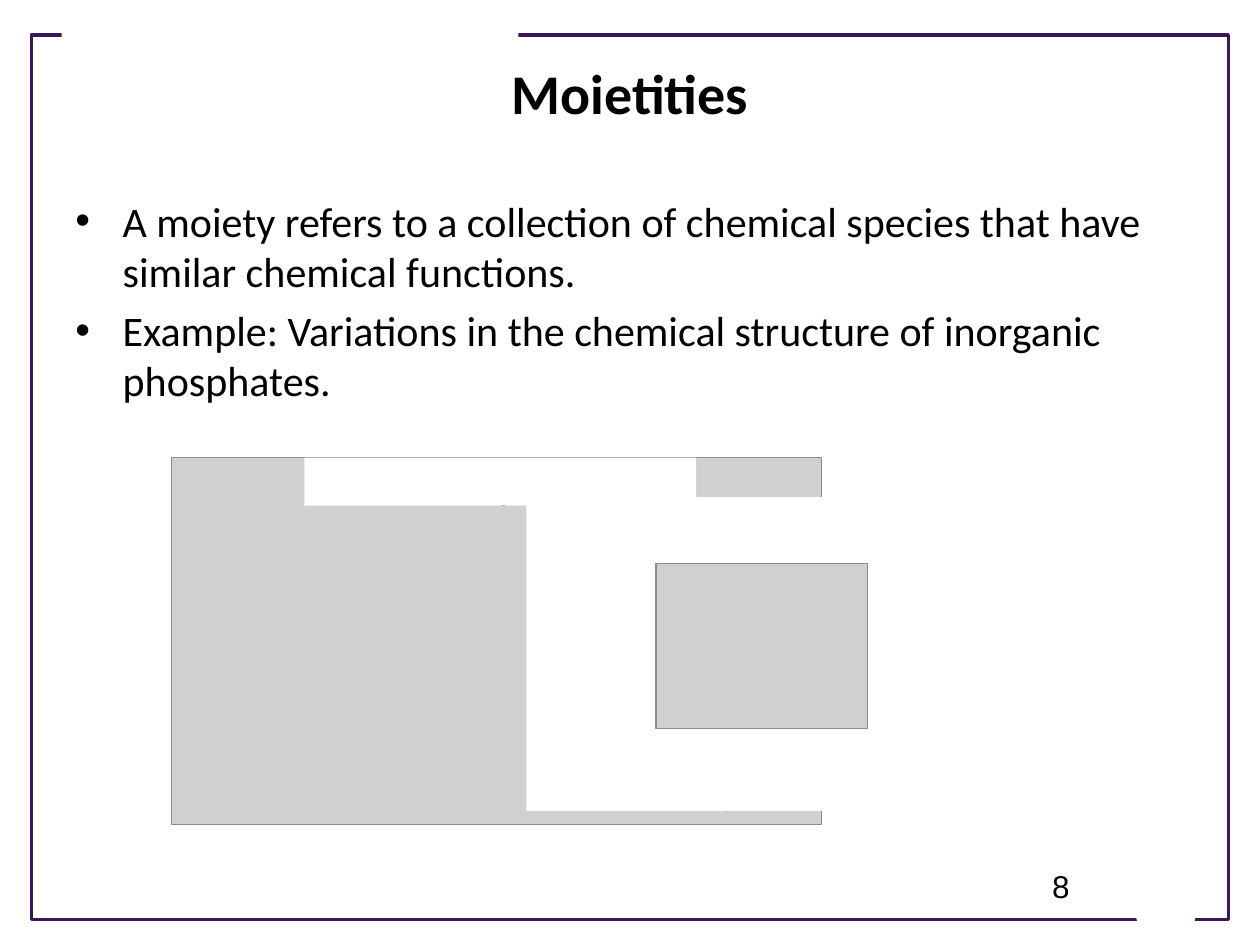
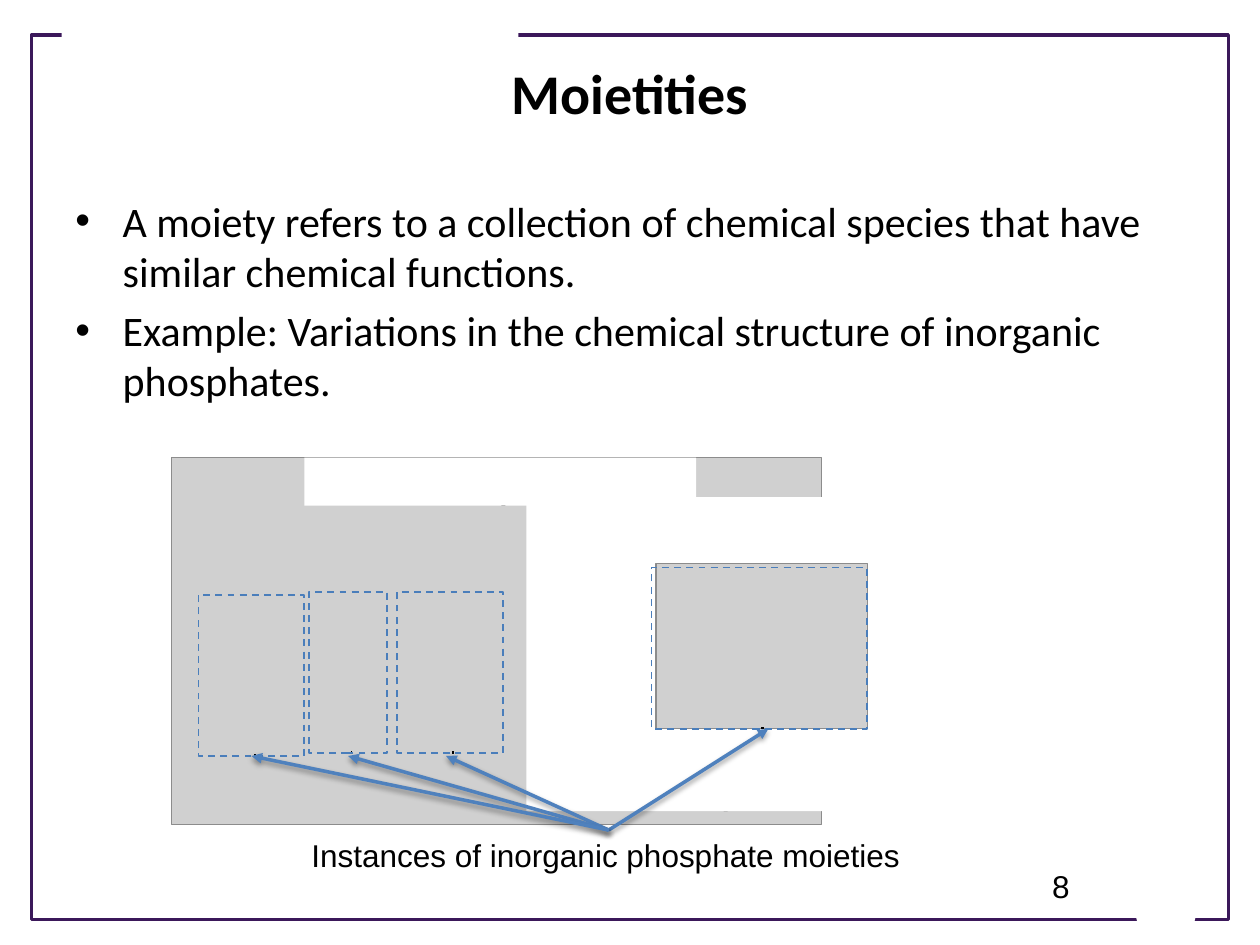
Before and after one commit to ModelEngineering/advancing-biomedical-models, a slide deck: slide 8 of lecture_15/15_static_testing.pptx. Drawn at 1260x945 pixels with LibreOffice and Linux fonts; fonts in the diff are those of the drawing; grey boxes stand for pictures; background and template pictures are left out. Boxes give left, top, right and bottom in pixels: in the first picture for what was removed or moved away, otherwise in the second. Text is boxed around its words. In the diff, an @@ line names an element or a change of style, - is before the commit and + after.

```diff
--- a/lecture_15/15_static_testing.pptx
+++ b/lecture_15/15_static_testing.pptx
@@ group added at (x1=199, y1=567, x2=899, y2=873): 4 rectangles, 4 arrows, 1 text @@
+Instances of inorganic phosphate moieties
```
Also in this commit, not shown: 4 other slides changed, 3 slides added, 2 slides removed, 1 other file.
